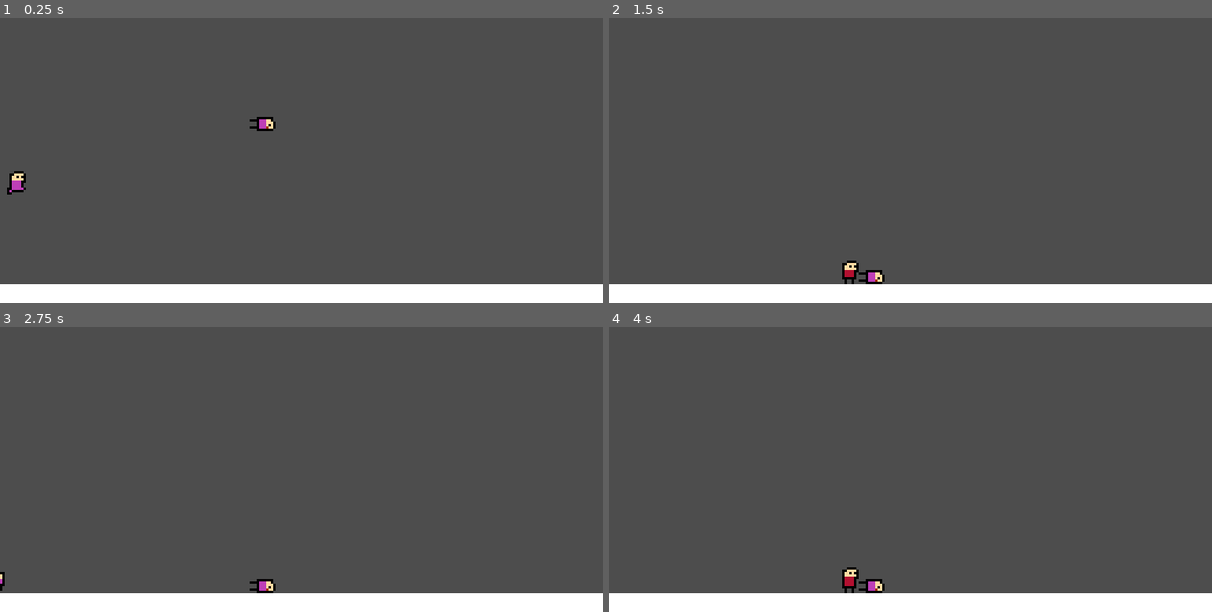
Above: before the commit, frames 1-4 (two rows, left to right).
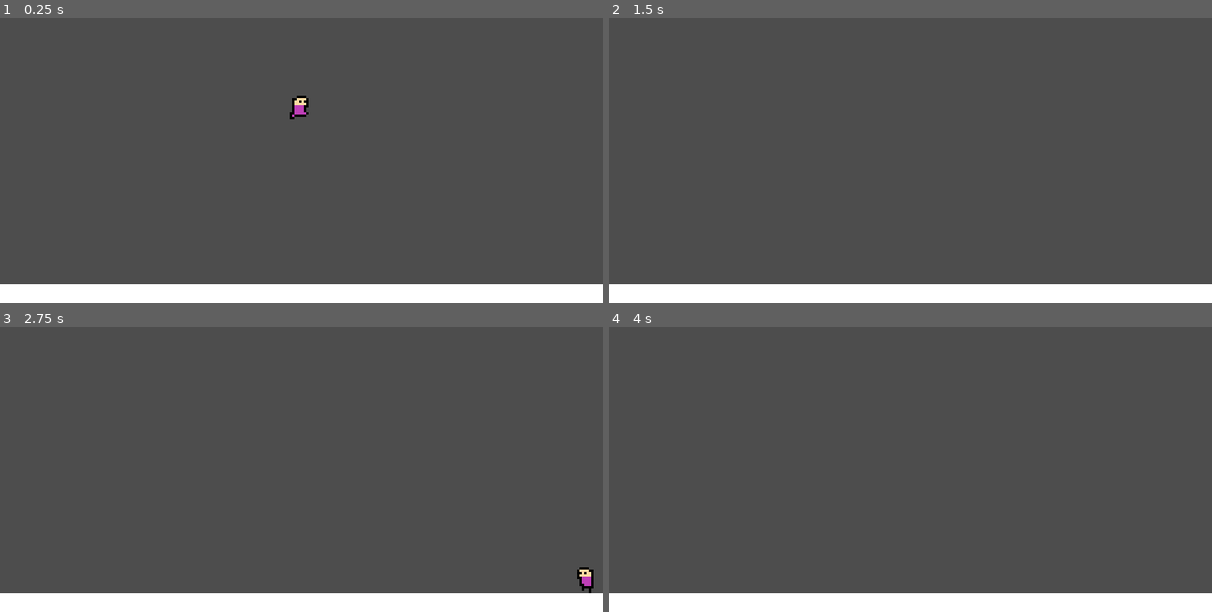
Above: after the commit, the same moments.

Repository: KeichiTS/Go-Godot-Jam-4
Game: Godot game, scene res://scenes/test_map.tscn
The game is run twice, just before and just after one commit, with the same random seed, the same clock (stepped at 60 frames per second) and the same inputs. The project has no main scene, so this scene is started directly.
Inputs:
- Up to frame 1 (0.25 s): no input
- Up to frame 2 (1.5 s): hold Right (ui_right) from 0.53 s (still down)
- Up to frame 3 (2.75 s): release Right (ui_right) at 2.03 s; hold Left (ui_left) from 2.03 s (still down)
- Up to frame 4 (4 s): release Left (ui_left) at 2.78 s; hold Right (ui_right) from 2.78 s (still down)

The runs differ from the first frame. In frame 1, 0.6% of the frame differs, in the area x 1-52%, y 27-62%; in frame 2, 0.3%; in frame 3, 0.4%; in frame 4, 0.4%.

Commit message:
late_night_fixes

Diff:
--- a/scenes/test_map.tscn
+++ b/scenes/test_map.tscn
@@ -1,8 +1,7 @@
-[gd_scene load_steps=5 format=3 uid="uid://dggy34sanoxot"]
+[gd_scene load_steps=4 format=3 uid="uid://dggy34sanoxot"]
 
 [ext_resource type="PackedScene" uid="uid://b08edfre7tjm8" path="res://scenes/player.tscn" id="1_1jag7"]
 [ext_resource type="Script" path="res://scripts/test_map.gd" id="1_4h73t"]
-[ext_resource type="PackedScene" path="res://scenes/dead_body.tscn" id="2_yunu3"]
 
 [sub_resource type="RectangleShape2D" id="RectangleShape2D_wdmq5"]
 size = Vector2(1152, 40)
@@ -24,7 +23,4 @@
 offset_bottom = 648.0
 
 [node name="Player" parent="." instance=ExtResource("1_1jag7")]
-position = Vector2(8, 8)
-
-[node name="Dead_body" parent="." instance=ExtResource("2_yunu3")]
-position = Vector2(112, 24)
+position = Vector2(128, -24)
--- a/scripts/test_map.gd
+++ b/scripts/test_map.gd
@@ -3,7 +3,7 @@
 extends Node
 
 var respawn_player = preload('res://scenes/player.tscn')
-var initial_position = Vector2(20,20)
+var initial_position = Vector2(128,-24)
 
 func reload():
 	var play = respawn_player.instantiate()
Binary file changed: assets/player_sprites/Player.png
